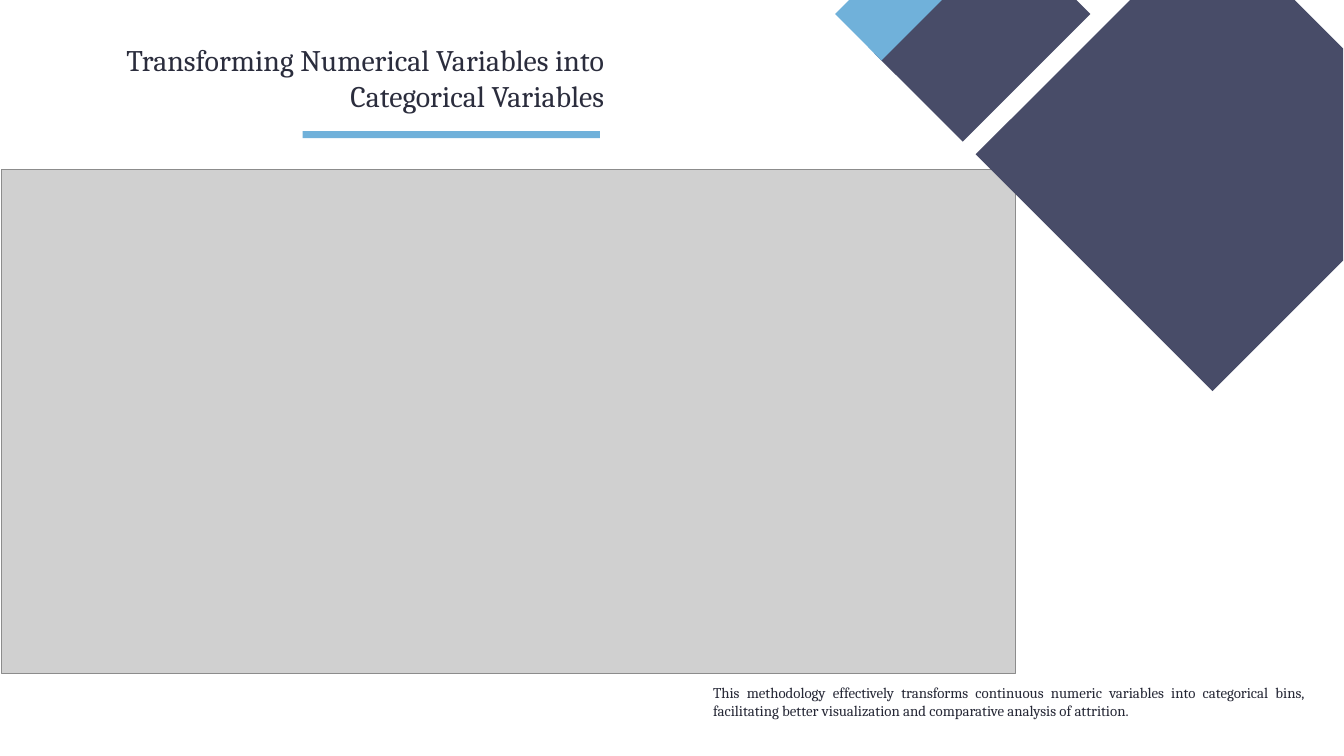
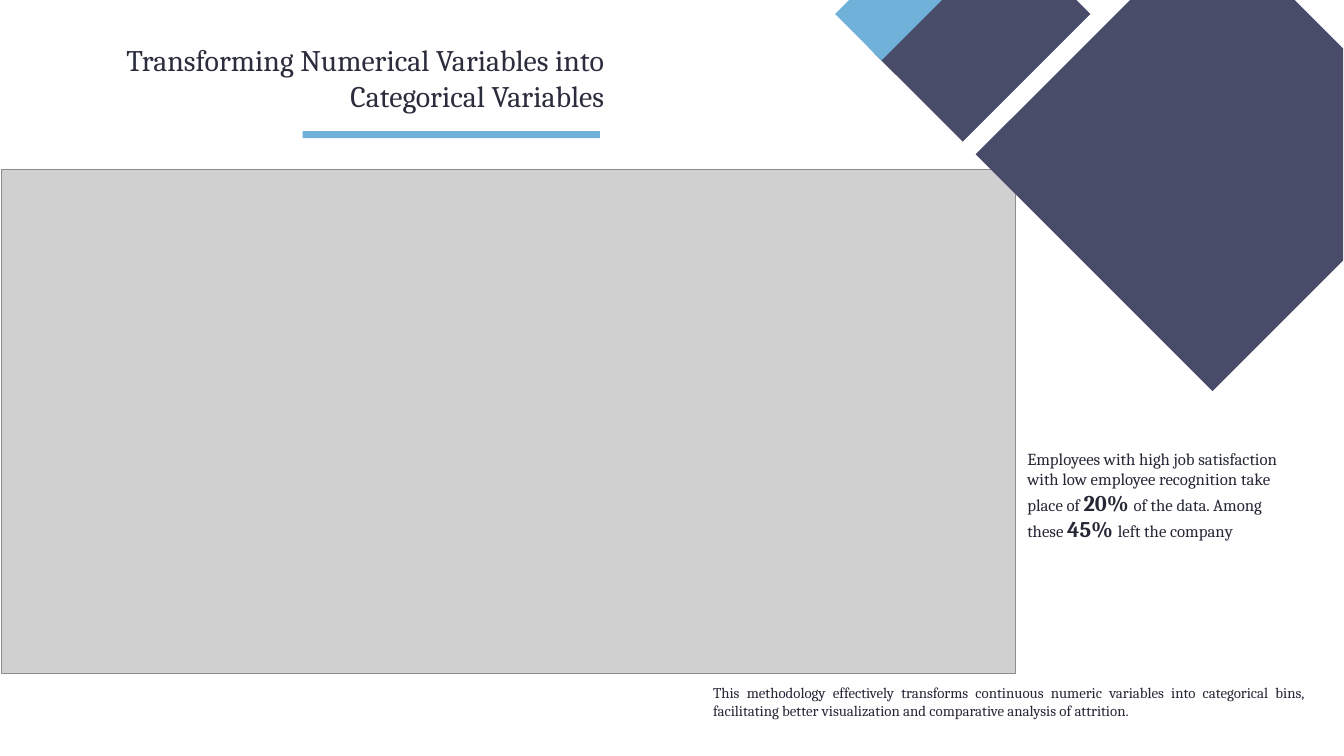
Before and after one commit to ztutar/Employee_Attrition_Classification_StatisticalLearning_FinalProject, a slide deck: slide 9 of TUTAR_OZEN_Project_Presentation.pptx (slide 10 before the commit). Drawn at 1344x756 pixels with LibreOffice and Linux fonts; fonts in the diff are those of the drawing; grey boxes stand for pictures. Boxes give left, top, right and bottom in pixels: in the first picture for what was removed or moved away, otherwise in the second. Text is boxed around its words. In the diff, an @@ line names an element or a change of style, - is before the commit and + after.

```diff
--- a/TUTAR_OZEN_Project_Presentation.pptx
+++ b/TUTAR_OZEN_Project_Presentation.pptx
@@ text added at <box>1027,453,1277,541</box>, 18 pt, text #262836 @@
+Employees with high job satisfaction with low employee recognition take place of 20% of the data. Among these 45% left the company
```
Also in this commit, not shown: 11 other slides changed, 1 slide added, 2 slides removed, 2 other files.
